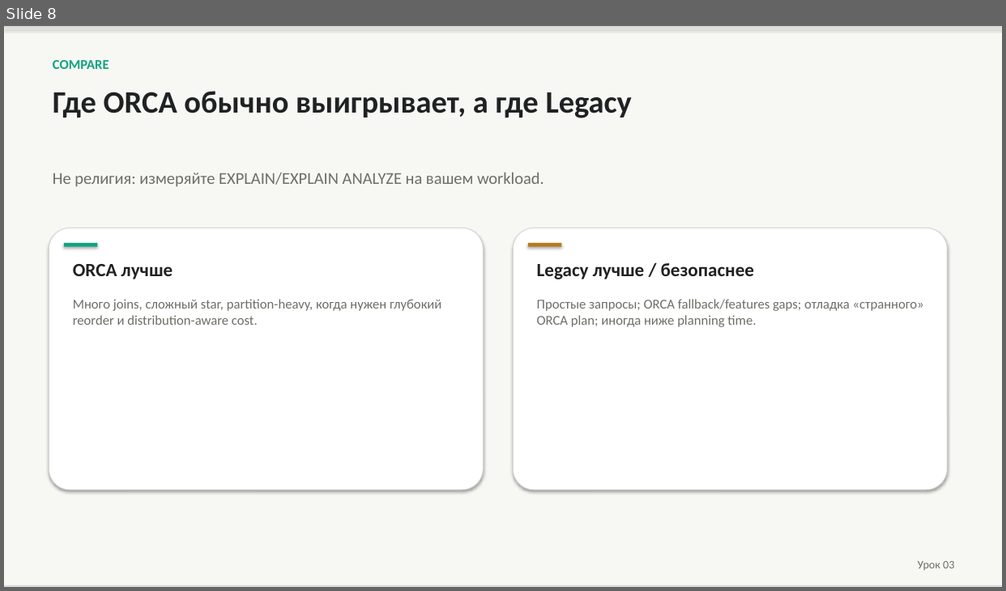
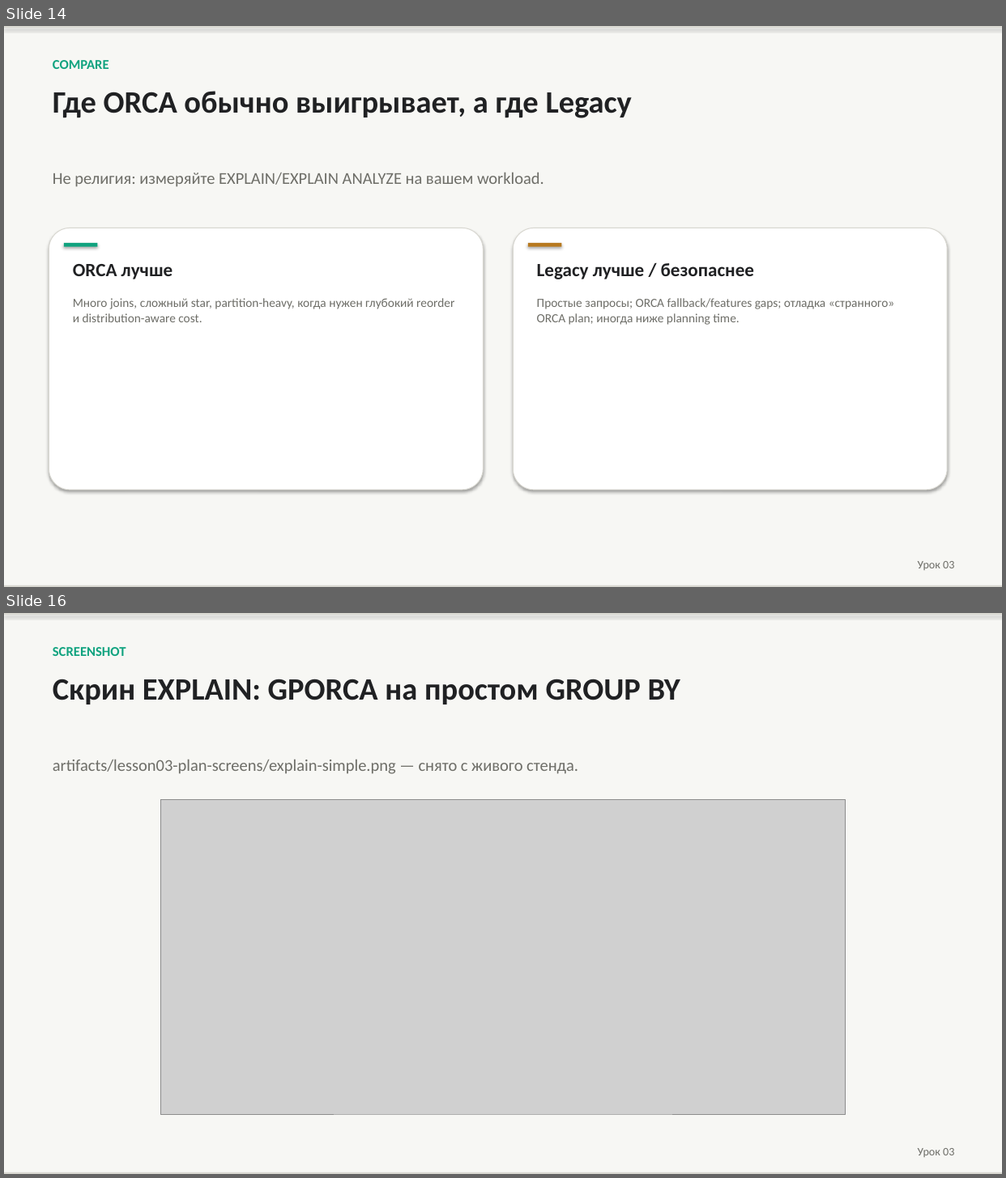
Before and after one commit to PaulKov/de-mentor, a slide deck: artifacts/greenplum-query-tuning-theory.pptx. Shown one above the other, each under a label of ours: slide 8 before the commit, slides 14 and 16 after it; the slides between them are not shown. The pictures are 1006x591 and 1006x1178 pixels, drawn with LibreOffice and Linux fonts; fonts in the diff are those of the drawing; grey boxes stand for pictures. Boxes give left, top, right and bottom in pixels: in the first picture for what was removed or moved away, otherwise in the second. Text is boxed around its words. In the diff, an @@ line names an element or a change of style, - is before the commit and + after.

```diff
--- a/artifacts/greenplum-query-tuning-theory.pptx
+++ b/artifacts/greenplum-query-tuning-theory.pptx
@@ slide 16 added at box(4, 613, 1002, 1174), background #FFFFFF @@
@@ rectangle added at box(4, 613, 1002, 1174), fill #F7F7F4 @@
@@ rectangle added at box(4, 613, 1002, 615), fill #D8D7D0 @@
@@ text added at box(53, 647, 126, 656), 13 pt, text #10A37F, bold @@
+SCREENSHOT
@@ text added at box(53, 679, 680, 705), 30 pt, text #202123, bold @@
+Скрин EXPLAIN: GPORCA на простом GROUP BY
@@ text added at box(53, 760, 578, 774), 16 pt, text #6E6E68 @@
+artifacts/lesson03-plan-screens/explain-simple.png — снято с живого стенда.
@@ picture added at box(161, 800, 846, 1114) @@
@@ text added at box(918, 1148, 954, 1157), 11 pt, text #6E6E68 @@
+Урок 03
@@ rectangle added at box(4, 1173, 1002, 1174), fill #D8D7D0 @@
@@ what was slide 8 is now slide 14 @@
@@ slide 14 changed as well @@
@@ text "Много joins, сложный star, partition-heavy, ..." at box(73, 298, 454, 322): size 13 to 12 pt @@
@@ text "Простые запросы; ORCA fallback/features gaps; ..." at box(537, 298, 894, 325): size 13 to 12 pt @@
```
Also in this commit, not shown: 28 other slides changed, 12 other slides added, 39 other files.
